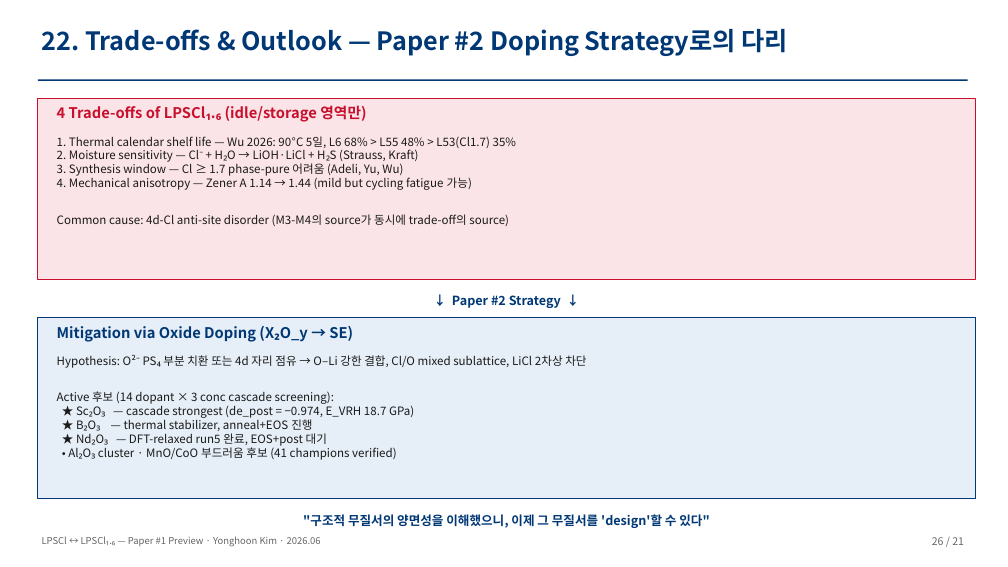
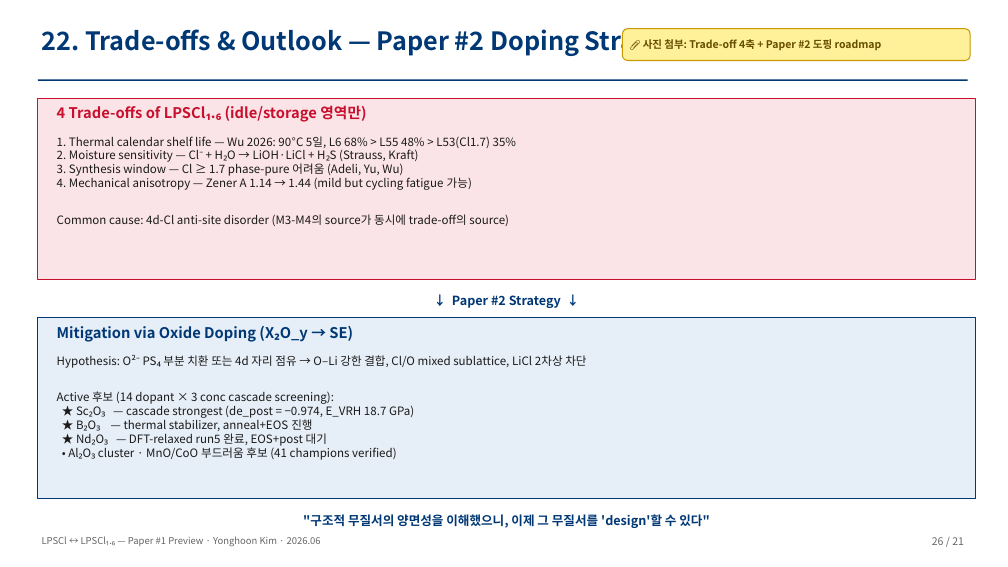
Before and after one commit to yonghoon7153-source/Yonghoon-DEM-DFT, a slide deck: slide 26 of kb/papers/lpscl_vs_lpscl16_seminar_v1.pptx. Drawn at 1008x567 pixels with LibreOffice and Linux fonts; fonts in the diff are those of the drawing. Boxes give left, top, right and bottom in pixels: in the first picture for what was removed or moved away, otherwise in the second. Text is boxed around its words. In the diff, an @@ line names an element or a change of style, - is before the commit and + after.

```diff
--- a/kb/papers/lpscl_vs_lpscl16_seminar_v1.pptx
+++ b/kb/papers/lpscl_vs_lpscl16_seminar_v1.pptx
@@ rounded rectangle added at (x1=622, y1=29, x2=970, y2=60), fill #FFF19A, outline #C89A00 1 pt, 10 pt, text #664D00, bold @@
+📎 사진 첨부: Trade-off 4축 + Paper #2 도핑 roadmap
```
Also in this commit, not shown: 21 other slides changed, 1 other file.
